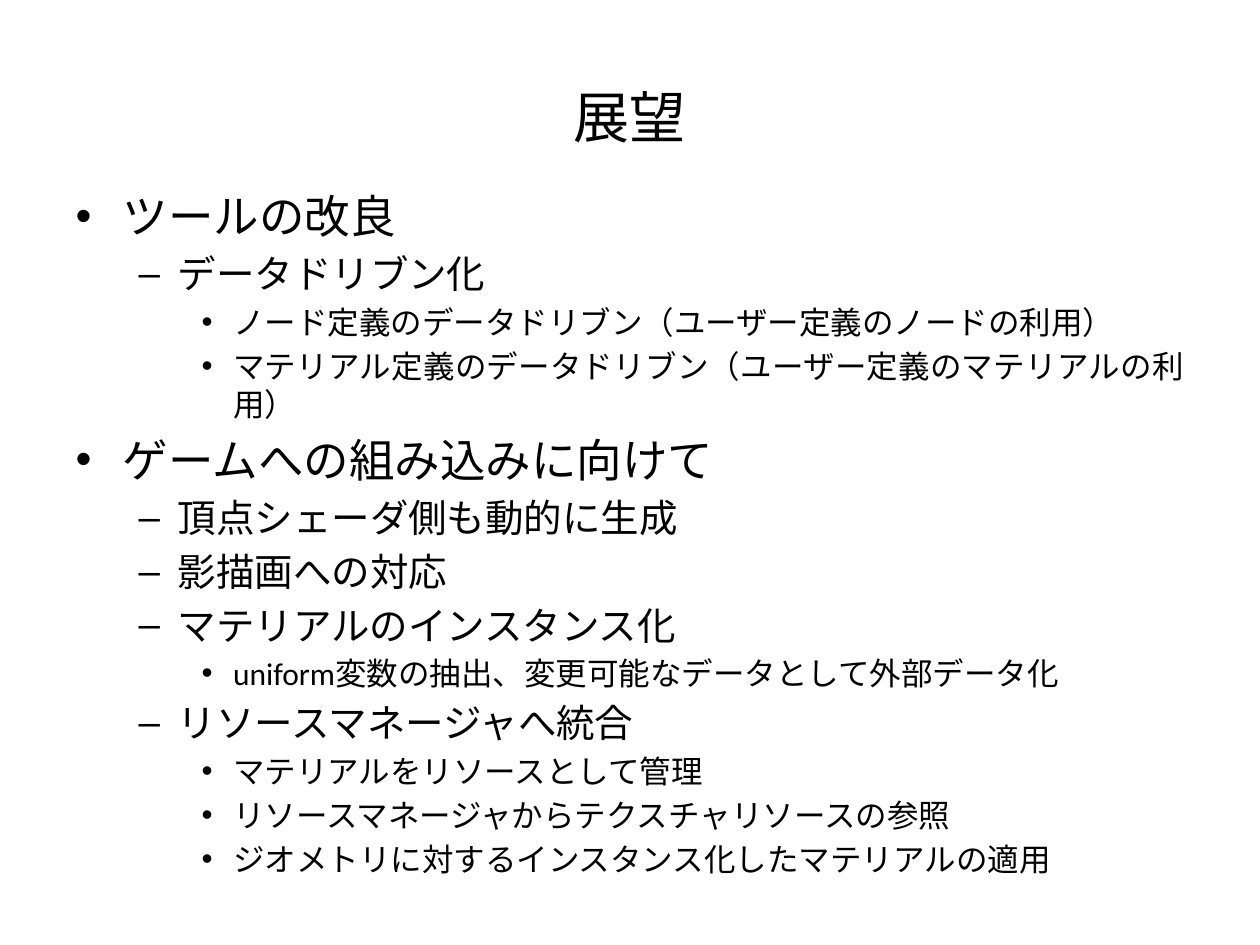
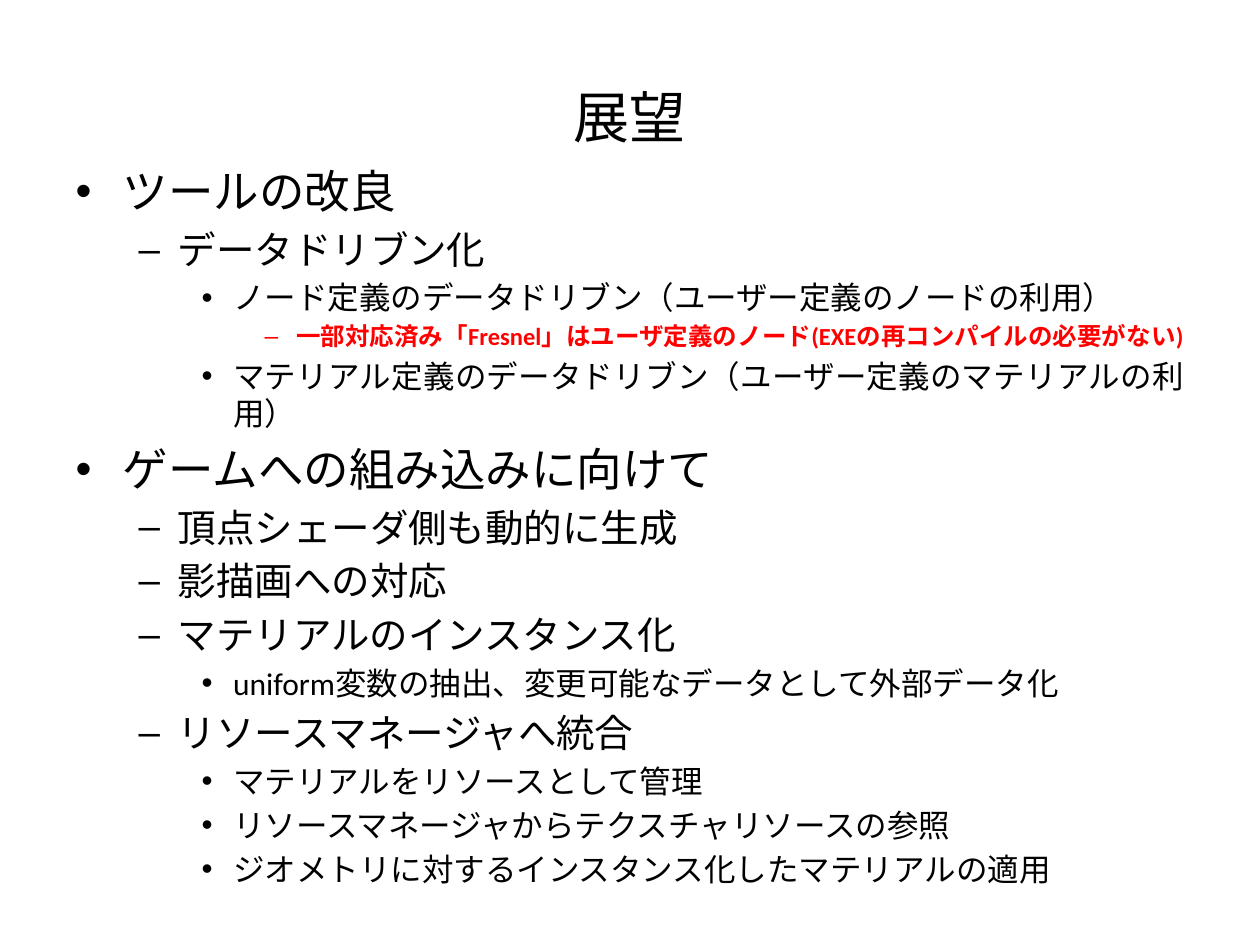
Before and after one commit to larrson/metashader, a slide deck: slide 9 of doc/メタシェーダ設計.pptx. Drawn at 1260x945 pixels with LibreOffice and Linux fonts; fonts in the diff are those of the drawing. Boxes give left, top, right and bottom in pixels: in the first picture for what was removed or moved away, otherwise in the second. Text is boxed around its words. In the diff, an @@ line names an element or a change of style, - is before the commit and + after.

Commit message:
設計ドキュメントにシェーダノードのデータドリブン化の項目を追加

```diff
--- a/doc/メタシェーダ設計.pptx
+++ b/doc/メタシェーダ設計.pptx
@@ text "ツールの改良": place and size @@
-text "ツールの改良" at [123, 194, 1183, 874]
+text "ツールの改良" at [123, 169, 1183, 884]
@@ text at [296, 324, 1183, 349]: paragraph added @@
+      – 一部対応済み「Fresnel」はユーザ定義のノード(EXEの再コンパイルの必要がない)
```
Also in this commit, not shown: 1 other file.
